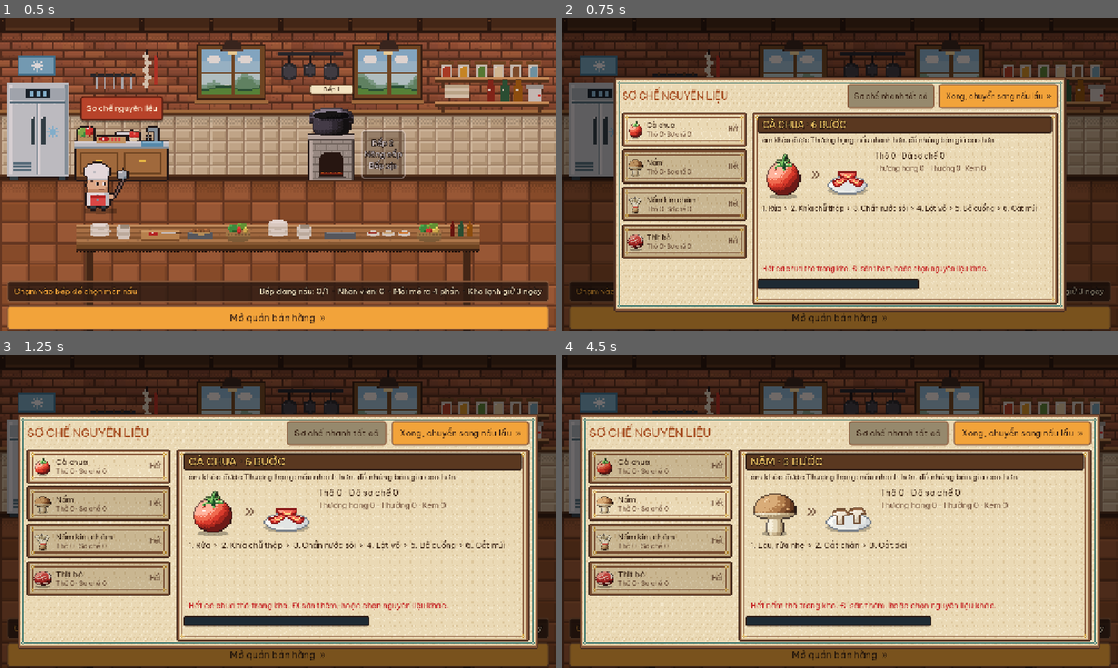
Above: before the commit, frames 1-4 (two rows, left to right).
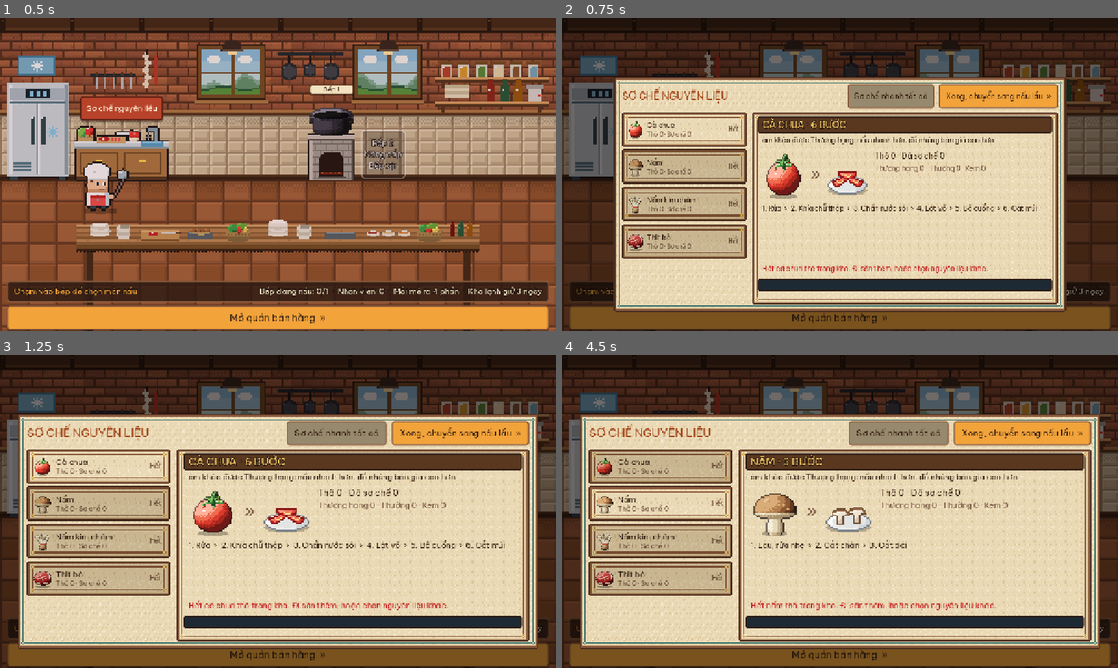
Above: after the commit, the same moments.

Repository: Znoywho/HotPot_SUNSUT
Game: Godot game, scene res://scenes/cook/cook_phase.tscn
Same seed, same stepped clock (60 frames per second), same inputs: the game is played once before the commit and once after it. This scene is started directly instead of the project's main scene.
Inputs (mouse positions are in pixels of both pictures, inside the frame that each line leads up to):
- Up to frame 1 (0.5 s): no input
- Up to frame 2 (0.75 s): click "Sơ chế nguyên liệu" at 0.5 s
- Up to frame 3 (1.25 s): no input
- Up to frame 4 (4.5 s): click "Mở quán bán hàng »" at 1.25 s; click "Xong, chuyển sang nấu lẩu »" at 2 s; click "Sơ chế nguyên liệu" at 2.75 s; click (662, 467) at 3.52 s; click (662, 505) at 4.27 s

Frame 1 is identical in both runs. In frame 2, 1.3% of the frame differs, in the area x 35-89%, y 83-88%; in frame 3, 1.5%, in the area x 33-94%, y 83-88%; in frame 4, 1.5%.

Commit message:
[Cần Tuấn xem] Màn sơ chế: thanh tiến độ hết bề ngang, nút không đè thanh, bỏ chữ trùng

Diff:
--- a/scenes/cook/prep_panel.gd
+++ b/scenes/cook/prep_panel.gd
@@ -21,6 +21,7 @@
 	"skewer": preload("res://scenes/cook/prep_actions/skewer.gd"),
 }
 const PANEL_SIZE := Vector2(1200, 540)
+const BAR_HEIGHT := 28.0 ## Đủ cao để chữ 18px nằm trong thanh tiến độ.
 const HUD_SHIFT := 46.0 ## Dời khung xuống dưới thanh HUD.
 const LIST_W := 330.0
 const GRADE_TEXT := ["HỎNG!", "ỔN", "HOÀN HẢO!"]
@@ -131,9 +132,6 @@
 	_host = Control.new()
 	_host.custom_minimum_size = PrepAction.AREA
 	gbox.add_child(_host)
-	var prow := HBoxContainer.new()
-	prow.add_theme_constant_override("separation", 12)
-	gbox.add_child(prow)
 	_bar = ProgressBar.new()
 	_bar.show_percentage = false
 	var bar_bg := StyleBoxFlat.new()
@@ -151,13 +149,13 @@
 	_bar.add_theme_stylebox_override("background", bar_bg)
 	_bar.add_theme_stylebox_override("fill", bar_fill)
 	_bar.max_value = 1.0
-	_bar.size_flags_horizontal = SIZE_EXPAND_FILL
-	_bar.custom_minimum_size = Vector2(0, 24)
-	prow.add_child(_bar)
-	_status = HuntUI.label("", 17, HuntUI.INK)
-	_status.custom_minimum_size = Vector2(340, 0)
-	_status.horizontal_alignment = HORIZONTAL_ALIGNMENT_RIGHT
-	prow.add_child(_status)
+	_bar.custom_minimum_size = Vector2(0, BAR_HEIGHT)
+	gbox.add_child(_bar) # Thanh chạy hết bề ngang thẻ, số Hoàn hảo/Ổn/Hỏng nằm gọn trong thanh.
+	_status = HuntUI.outlined_label("", 18, Color("fbe9d0"))
+	_status.set_anchors_and_offsets_preset(PRESET_FULL_RECT)
+	_status.horizontal_alignment = HORIZONTAL_ALIGNMENT_CENTER
+	_status.vertical_alignment = VERTICAL_ALIGNMENT_CENTER
+	_bar.add_child(_status)
 
 	_collect_ids()
 	_rebuild_list()
@@ -502,16 +500,16 @@
 		var q := cfg.quality_of(avg)
 		var n := GameState.prep_items(id, units, q)
 		_title.text = "SƠ CHẾ XONG: %s" % str(GameState.QUALITY_NAMES[q]).to_upper()
-		_hint.text = "Hoàn hảo %d · Ổn %d · Hỏng %d" % [_grades.count(2), _grades.count(1), fails]
+		_hint.text = _effect_text(q) # Số Hoàn hảo/Ổn/Hỏng đã hiện trong thanh tiến độ.
 		var pic := HuntUI.texture_rect(HuntUI.prepped_texture(id), 96)
 		pic.size_flags_horizontal = SIZE_SHRINK_CENTER
 		v.add_child(pic) # Icon đồ đã sơ chế (bày trên đĩa).
 		v.add_child(_center_label("+%d %s" % [n, GameState.item_display_name(id).to_lower()], 26, HuntUI.INK))
 		v.add_child(_center_label(str(GameState.QUALITY_NAMES[q]), 40, [HuntUI.BAD, HuntUI.INK, HuntUI.GOLDEN_INK][q]))
-		v.add_child(_center_label(_effect_text(q), 18, HuntUI.INK_SOFT))
 		prepped.emit(id)
 	_recipe = null
 	_bar.value = 1.0
+	_status.text = "Hoàn hảo %d · Ổn %d · Hỏng %d" % [_grades.count(2), _grades.count(1), fails]
 	_refresh_buttons()
 	var row := HBoxContainer.new()
 	row.alignment = BoxContainer.ALIGNMENT_CENTER
